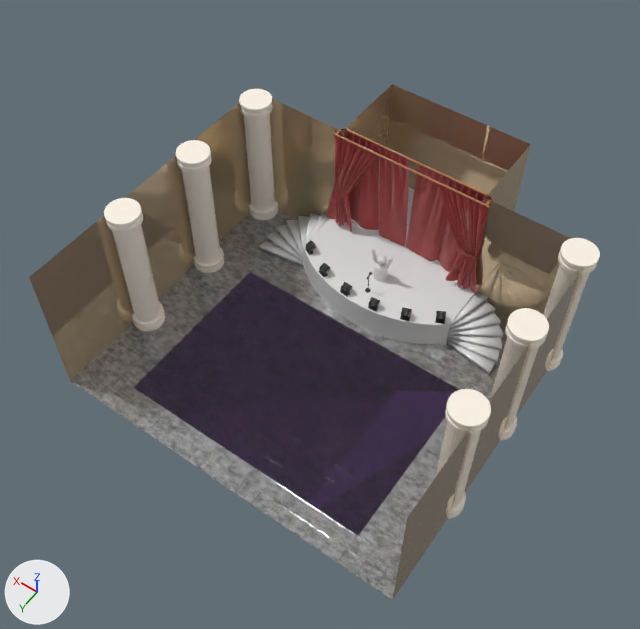
Before and after pictures for a commit that changed the Blender file Assets/Resources/Models/Scene_composition1.blend.
Both versions are drawn from a 50 mm camera at (-44.4, 58.4, 109.9) aimed at (-0.3, -3.4, 12.8). Arrows for +X, +Y and +Z are at lower left; the lights stay in place.

Names of what the first picture shows: 'Crowd', 'Cylinder.003', 'First curtains', 'Room', 'Room.001', 'Second curtains', 'Stairs.001', 'Stairs.002'.
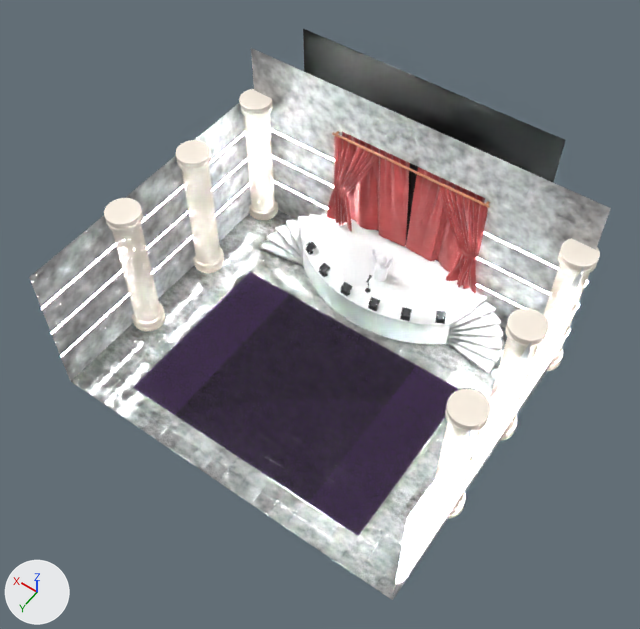
Changed parts and their boxes (x1, y1, x2, y2) in the pictures (640 x 629 px):
'Room', surface changed, reshaped (brown to white, 7% taller): before (29, 84, 584, 599); after (29, 48, 611, 599)
'Room.002', added: after (303, 29, 565, 262)

Edits to the bpy script that builds the scene:
```text
Change mat_room:
    remove # nodes: BsdfPrincipled, OutputMaterial
    remove # colours: beige #dac3a0
    nodes: BsdfPrincipled, Bump, Mapping, OutputMaterial, TexCoord, TexNoise
Add mat_material_001:
    mat_material_001 = emission_material('Material.001')
    mat_material_001.base_color = (1.0, 1.0, 1.0)  # white #ffffff
    mat_material_001.strength = 139.3
Add mat_material_002:
    mat_material_002 = principled_material('Material.002')
    mat_material_002.base_color = (0.0, 0.0, 0.0)  # black #000000
Change me_plane_001:
    used by ob_room; location = (0.0, 0.0, 0.0)
    remove me_plane_001.from_pydata(...)  # 16 vertices, 7 faces; spans x -28.3..28.3, y -39.6..20.2, z 0.0..23.8
    add me_plane_001.from_pydata(...)  # 82 vertices, 57 faces; spans x -29.0..29.0, y -26.7..20.2, z 0.0..31.4
    me_plane_001 part 1
    2 vertices are removed from x -11.9..11.9, y -39.6, z 23.8
    7 faces are deleted
    2 vertices move from x -11.9..11.9, y -39.6, z 0.0 to x -11.9..11.9, y -26.0, z 0.8
    34 vertices are added at x -29.0..29.0, y -26.7..20.2, z 0.8..31.4
    6 new vertices lie (0.0, 0.0, -0.8) away from vertices in x -28.3..28.3, y -26.0..20.2, z 23.8
    6 new vertices lie (0.0, 0.0, -5.4) away from vertices in x -28.3..28.3, y -26.0..20.2, z 23.0
    6 new vertices lie (0.0, 0.0, 5.4) away from vertices in x -28.3..28.3, y -39.6..20.2, z 0.0..0.8
    8 new vertices lie (16.4, 0.0, 0.0) away from vertices in x -28.3..11.9, y -26.0, z 6.5..17.2
    8 new vertices lie (0.0, 46.2, 0.0) away from vertices in x -28.3..28.3, y -26.0, z 6.5..17.2
    27 new faces join them, mat_room
    30 new faces join them, mat_material_001 (white #ffffff)
    add me_plane_001.materials.append(mat_material_001)  # white #ffffff
Add me_plane_002:
    me_plane_002.from_pydata([(-20.0, -27.7, -3.0), (20.0, -27.7, -3.0), (-20.0, -27.7, 37.0), (20.0, -27.7, 37.0)], [], [(0, 2, 3, 1)])
    me_plane_002.polygons.foreach_set('use_smooth', [True] * 1)
    me_plane_002.materials.append(mat_material_002)  # black #000000
Add ob_room_002:
    ob_room_002 = bpy.data.objects.new('Room.002', me_plane_002)
    ob_room_002.location = (0.0, 0.0, 0.0)
```
